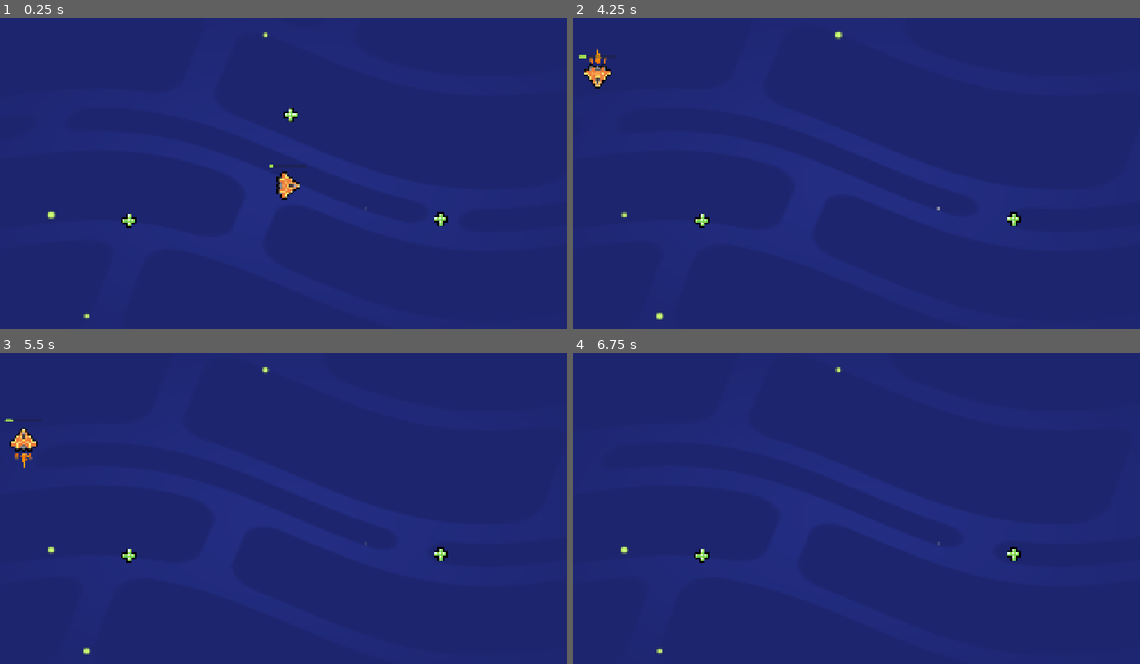
Above: before the commit, frames 1-4 (two rows, left to right).
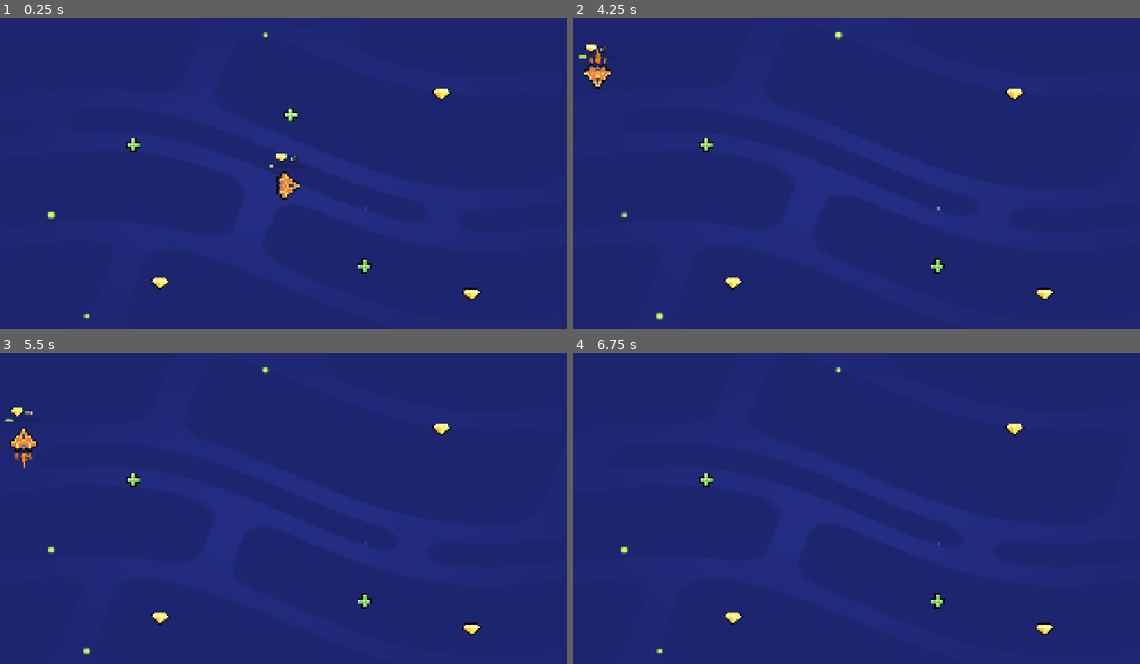
Above: after the commit, the same moments.

Repository: ivxu3/M05-Loot-It-All
Game: Godot game, scene res://lessons/space_level.tscn
The game is run twice, just before and just after one commit, with the same random seed, the same clock (stepped at 60 frames per second) and the same inputs.
Inputs (mouse positions are in pixels of both pictures, inside the frame that each line leads up to):
- Up to frame 1 (0.25 s): no input
- Up to frame 2 (4.25 s): tap Enter at 0.5, 2.75 s; move the mouse to (833, 251) at 0.52 s; hold W (move_up) 0.53-1.25 s; tap Z at 0.6, 2.1, 3.6 s; click (833, 251) at 0.67 s; tap Space at 0.77, 2, 3.5, 3.77 s; drag from (1043, 232) to (862, 30) at 1.27 s; move the mouse to (686, 133) at 2.02 s; hold A (move_left) 2.03-2.75 s; drag from (896, 182) to (703, 220) at 2.77 s; move the mouse to (777, 101) at 3.52 s; hold S (move_down) from 3.53 s (still down)
- Up to frame 3 (5.5 s): release S (move_down) at 4.25 s; drag from (419, 502) to (204, 436) at 4.27 s; move the mouse to (175, 536) at 5.02 s; hold W (move_up) from 5.03 s (still down); tap Z at 5.1 s; click (175, 536) at 5.17 s
- Up to frame 4 (6.75 s): release W (move_up) at 5.75 s; drag from (924, 446) to (748, 536) at 5.77 s; tap Enter at 6.5 s; move the mouse to (833, 586) at 6.52 s; hold D (move_right) from 6.53 s (still down); tap Z at 6.6 s

The runs differ from the first frame. In frame 1, 0.7% of the frame differs, in the area x 21-85%, y 22-91%; in frame 2, 0.7%; in frame 3, 0.7%, in the area x 1-85%, y 17-91%; in frame 4, 0.6%.

Commit message:
M05 L6 complete

Diff:
--- /dev/null
+++ b/lessons/gem.tscn
@@ -0,0 +1,16 @@
+[gd_scene load_steps=4 format=3 uid="uid://4clsvdvuyocx"]
+
+[ext_resource type="Script" uid="uid://24ln0ahcx7f8" path="res://lessons/item.gd" id="1_ulrl0"]
+[ext_resource type="Texture2D" uid="uid://d0bh8am2qd005" path="res://assets/gem_icon.png" id="2_ulrl0"]
+
+[sub_resource type="CircleShape2D" id="CircleShape2D_ht84s"]
+radius = 27.0
+
+[node name="Gem" type="Area2D" groups=["gem"]]
+script = ExtResource("1_ulrl0")
+
+[node name="Sprite2D" type="Sprite2D" parent="."]
+texture = ExtResource("2_ulrl0")
+
+[node name="CollisionShape2D" type="CollisionShape2D" parent="."]
+shape = SubResource("CircleShape2D_ht84s")
--- a/lessons/health_pack.tscn
+++ b/lessons/health_pack.tscn
@@ -1,12 +1,12 @@
 [gd_scene load_steps=4 format=3 uid="uid://o1ca06m0k4bk"]
 
 [ext_resource type="Texture2D" uid="uid://dknpi2mq4dhpa" path="res://assets/health_icon.svg" id="1_37o3p"]
-[ext_resource type="Script" uid="uid://24ln0ahcx7f8" path="res://lessons/health_pack.gd" id="1_ht84s"]
+[ext_resource type="Script" uid="uid://24ln0ahcx7f8" path="res://lessons/item.gd" id="1_ht84s"]
 
 [sub_resource type="CircleShape2D" id="CircleShape2D_ht84s"]
 radius = 27.0
 
-[node name="HealthPack" type="Area2D"]
+[node name="HealthPack" type="Area2D" groups=["healing_item"]]
 script = ExtResource("1_ht84s")
 
 [node name="Sprite2D" type="Sprite2D" parent="."]
--- a/lessons/ship.gd
+++ b/lessons/ship.gd
@@ -4,6 +4,7 @@
 var velocity := Vector2(0, 0)
 var steering_factor := 3.0
 var health := 10
+var gem_count := 0
 
 func _ready() -> void:
 	area_entered.connect(_on_area_entered)
@@ -25,9 +26,16 @@
 	if velocity.length() > 0.0:
 		get_node("Sprite2D").rotation = velocity.angle()
 
+func set_gem_count(new_gem_count: int) -> void:
+	gem_count = new_gem_count
+	get_node("UI/GemCount").text = "x" + str(gem_count)
+
 func set_health(new_health: int) -> void:
 	health = new_health
 	get_node("UI/HealthBar").value = health
 
 func _on_area_entered(area_that_entered: Area2D) -> void:
-	set_health(health + 10)
+	if area_that_entered.is_in_group("gem"):
+		set_gem_count(gem_count + 1)
+	elif area_that_entered.is_in_group("healing_item"):
+		set_health(health + 10)
--- a/lessons/ship.tscn
+++ b/lessons/ship.tscn
@@ -1,7 +1,8 @@
-[gd_scene load_steps=7 format=3 uid="uid://dmv50krf4bo5r"]
+[gd_scene load_steps=9 format=3 uid="uid://dmv50krf4bo5r"]
 
 [ext_resource type="Texture2D" uid="uid://bniyrxn3r2v8h" path="res://assets/ship.png" id="3_pdppw"]
 [ext_resource type="Script" uid="uid://bwkr2t4ku15qq" path="res://lessons/ship.gd" id="4_p1sls"]
+[ext_resource type="Texture2D" uid="uid://d0bh8am2qd005" path="res://assets/gem_icon.png" id="5_h3paj"]
 [ext_resource type="PackedScene" uid="uid://dgf54k70yiiff" path="res://assets/ship_visual_effects/main_thruster/main_thruster.tscn" id="5_q7c3l"]
 [ext_resource type="PackedScene" uid="uid://bklom8bhpxg4h" path="res://assets/ship_visual_effects/side_thruster/side_thruster.tscn" id="6_1updt"]
 
@@ -14,6 +15,11 @@
 corner_radius_top_right = 4
 corner_radius_bottom_right = 4
 corner_radius_bottom_left = 4
+
+[sub_resource type="LabelSettings" id="LabelSettings_h3paj"]
+font_size = 20
+outline_size = 8
+outline_color = Color(0, 0, 0, 1)
 
 [node name="Ship" type="Area2D"]
 script = ExtResource("4_p1sls")
@@ -50,3 +56,17 @@
 offset_bottom = -58.0
 theme_override_styles/fill = SubResource("StyleBoxFlat_5xifn")
 show_percentage = false
+
+[node name="Sprite2D" type="Sprite2D" parent="UI"]
+position = Vector2(-21, -90)
+scale = Vector2(0.75, 0.75)
+texture = ExtResource("5_h3paj")
+
+[node name="GemCount" type="Label" parent="UI"]
+layout_mode = 0
+offset_left = 6.0
+offset_top = -102.0
+offset_right = 46.0
+offset_bottom = -74.0
+text = "x0"
+label_settings = SubResource("LabelSettings_h3paj")
--- a/lessons/space_level.tscn
+++ b/lessons/space_level.tscn
@@ -1,8 +1,9 @@
-[gd_scene load_steps=4 format=3 uid="uid://btkjymc78ap8d"]
+[gd_scene load_steps=5 format=3 uid="uid://btkjymc78ap8d"]
 
 [ext_resource type="PackedScene" uid="uid://dmv50krf4bo5r" path="res://lessons/ship.tscn" id="2_2j1u5"]
 [ext_resource type="PackedScene" uid="uid://bxfevggvxo634" path="res://assets/background/space_background.tscn" id="3_e6xy1"]
 [ext_resource type="PackedScene" uid="uid://o1ca06m0k4bk" path="res://lessons/health_pack.tscn" id="3_etm7e"]
+[ext_resource type="PackedScene" uid="uid://4clsvdvuyocx" path="res://lessons/gem.tscn" id="4_4rc43"]
 
 [node name="Level" type="Node2D"]
 
@@ -15,7 +16,16 @@
 position = Vector2(956, 316)
 
 [node name="HealthPack2" parent="." instance=ExtResource("3_etm7e")]
-position = Vector2(1442, 656)
+position = Vector2(1194, 808)
 
 [node name="HealthPack3" parent="." instance=ExtResource("3_etm7e")]
-position = Vector2(429, 660)
+position = Vector2(443, 413)
+
+[node name="Gem" parent="." instance=ExtResource("4_4rc43")]
+position = Vector2(530, 864)
+
+[node name="Gem2" parent="." instance=ExtResource("4_4rc43")]
+position = Vector2(1445, 248)
+
+[node name="Gem3" parent="." instance=ExtResource("4_4rc43")]
+position = Vector2(1542, 900)
Renamed: lessons/health_pack.gd -> lessons/item.gd
Renamed: lessons/health_pack.gd.uid -> lessons/item.gd.uid
